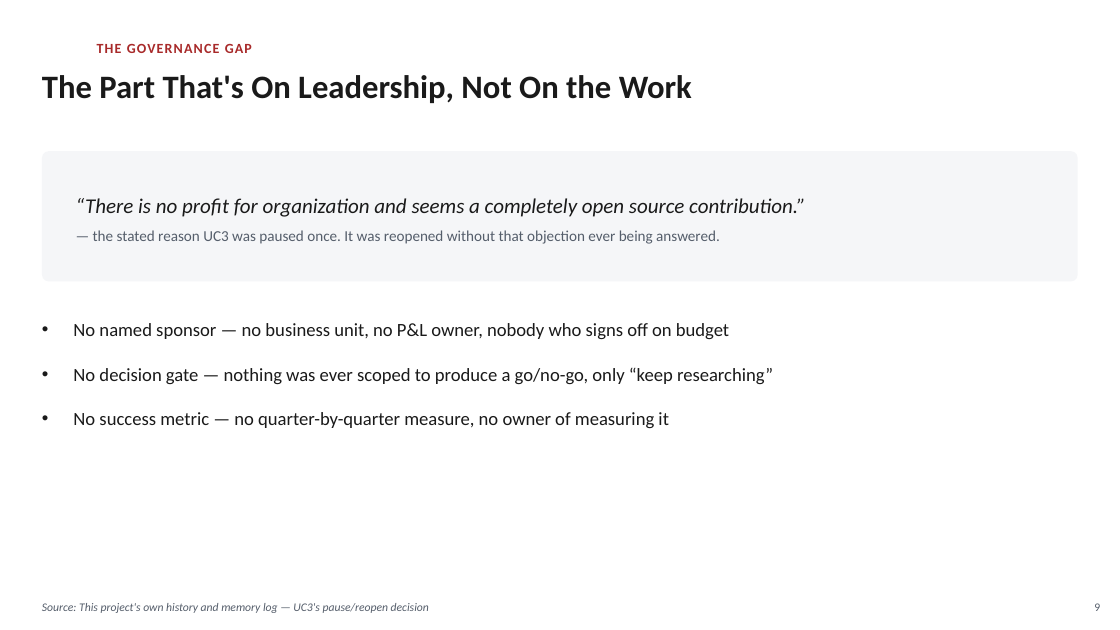
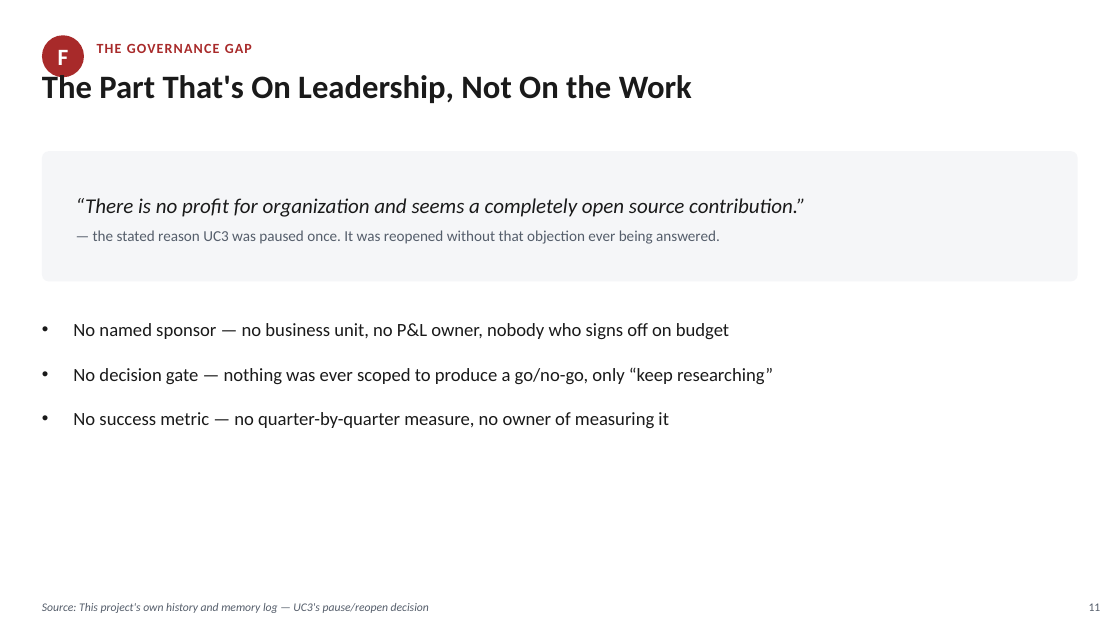
Before and after one commit to Sanjay-dev22/personal-deg, a slide deck: slide 11 of p2p-energy-trading-review/DEG-IES-Market-Reality-Decision.pptx (slide 9 before the commit). Drawn at 1120x630 pixels with LibreOffice and Linux fonts; fonts in the diff are those of the drawing. Boxes give left, top, right and bottom in pixels: in the first picture for what was removed or moved away, otherwise in the second. Text is boxed around its words. In the diff, an @@ line names an element or a change of style, - is before the commit and + after.

```diff
--- a/p2p-energy-trading-review/DEG-IES-Market-Reality-Decision.pptx
+++ b/p2p-energy-trading-review/DEG-IES-Market-Reality-Decision.pptx
@@ ellipse added at [42, 35, 84, 77], fill #A82A2A @@
@@ text added at [58, 50, 69, 65], 20 pt, text #FFFFFF, bold @@
+F
@@ text at [1089, 603, 1101, 611]: text changed @@
-9
+11
```
Also in this commit, not shown: 10 other slides changed, 2 slides added, 1 other file.
